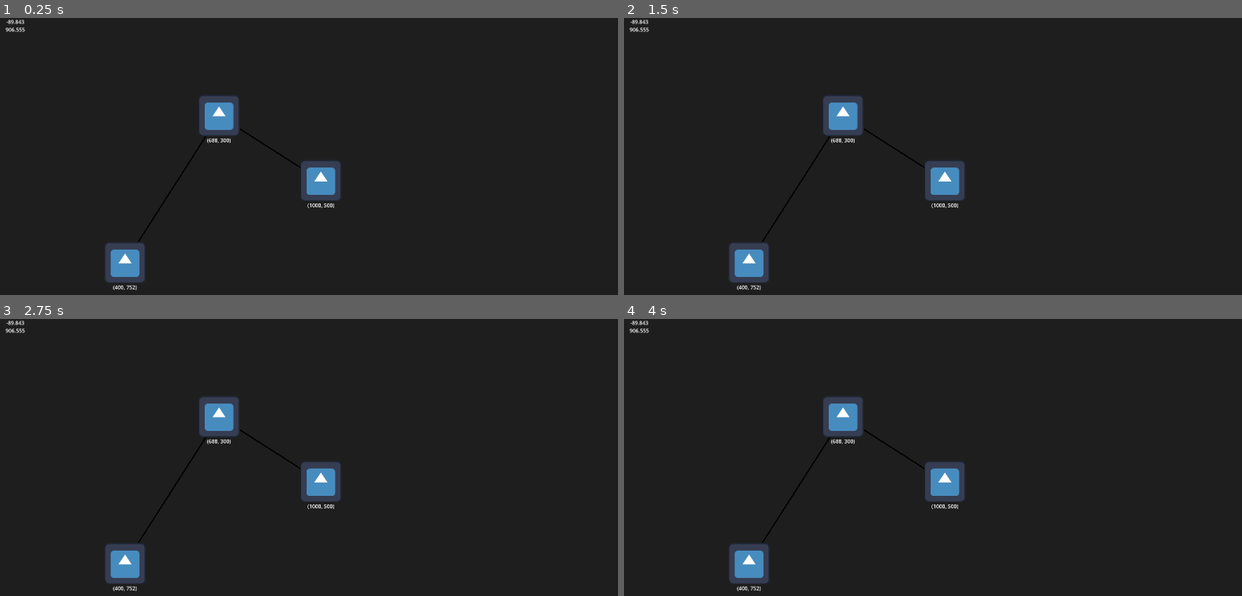
Above: before the commit, frames 1-4 (two rows, left to right).
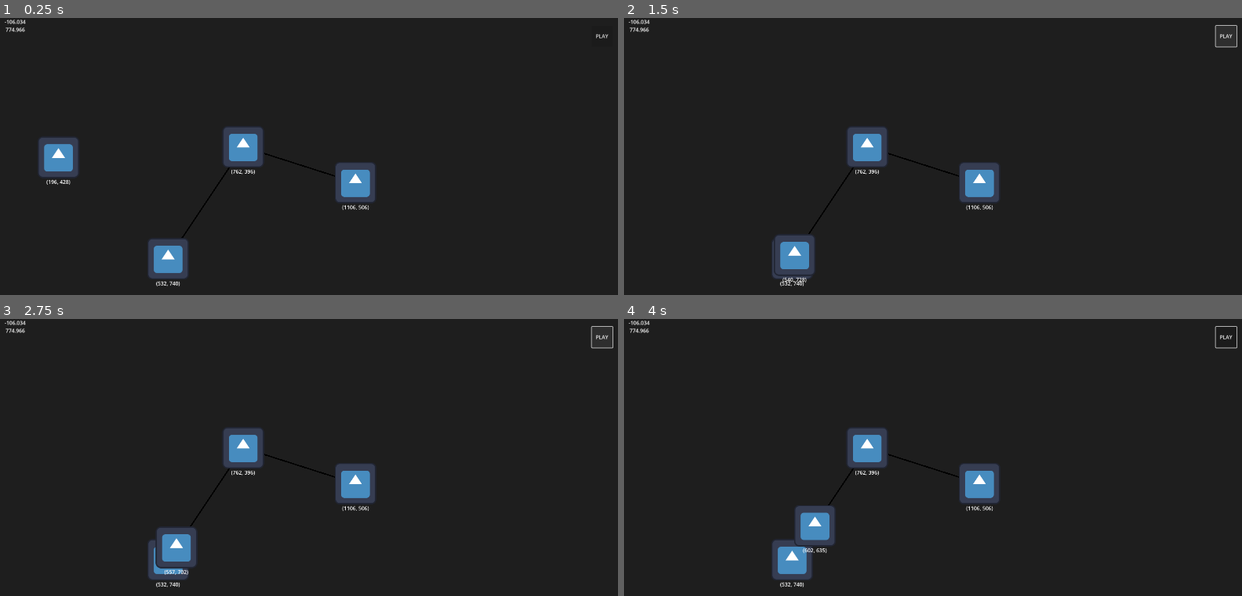
Above: after the commit, the same moments.

Repository: reevesc7/2d-animator-godot
Game: Godot game, scene res://Scenes/hub_network.tscn
Same seed, same stepped clock (60 frames per second), same inputs: the game is played once before the commit and once after it. The engine's default icon, where the game draws it, is replaced by a stand-in: a white triangle on a blue panel in a dark square.
Inputs (mouse positions are in pixels of both pictures, inside the frame that each line leads up to):
- Up to frame 1 (0.25 s): no input
- Up to frame 2 (1.5 s): click (1223, 37) at 0.5 s, where only the run after the commit has a clickable "PLAY"; click (1223, 37) at 1.25 s, where only the run after the commit has a clickable "PLAY"
- Up to frame 3 (2.75 s): click (599, 338) at 2 s, where only the run after the commit has a clickable "PLAY"
- Up to frame 4 (4 s): move the mouse to (1068, 476) at 2.77 s; move the mouse to (809, 512) at 3.52 s

The runs differ from the first frame. In frame 1, 6.5% of the frame differs, in the area x 0-99%, y 0-99%; in frame 2, 5.8%; in frame 3, 6.0%; in frame 4, 6.5%.

Commit message:
MvgProp, Follower added. Prop pos change>phys_proc

Diff:
--- /dev/null
+++ b/Scenes/follower.tscn
@@ -0,0 +1,6 @@
+[gd_scene load_steps=2 format=3 uid="uid://dng1g3mcvhmyf"]
+
+[ext_resource type="Script" path="res://Scripts/follower.gd" id="1_iy4lt"]
+
+[node name="Follower" type="Node"]
+script = ExtResource("1_iy4lt")
--- a/Scenes/hub_network.tscn
+++ b/Scenes/hub_network.tscn
@@ -1,21 +1,28 @@
-[gd_scene load_steps=8 format=3 uid="uid://chlvrrnvlhyg6"]
+[gd_scene load_steps=11 format=3 uid="uid://chlvrrnvlhyg6"]
 
 [ext_resource type="Texture2D" uid="uid://duaorakf3u3bt" path="res://icon.svg" id="1_bqcl0"]
+[ext_resource type="Script" path="res://Scripts/hub_network.gd" id="1_pucml"]
 [ext_resource type="PackedScene" uid="uid://da4rvqq8r5272" path="res://Scenes/drag_button.tscn" id="2_1lp2n"]
 [ext_resource type="PackedScene" uid="uid://jxwc7uqxx2ap" path="res://Scenes/connector.tscn" id="3_sa44m"]
 [ext_resource type="PackedScene" uid="uid://d0wpucywhersh" path="res://Scenes/position_report.tscn" id="5_cfn8e"]
 [ext_resource type="PackedScene" uid="uid://cqpu7y25y8vhj" path="res://Scenes/angle_report.tscn" id="6_c28ik"]
 [ext_resource type="PackedScene" uid="uid://die5e47j2w4hj" path="res://Scenes/length_report.tscn" id="7_21xef"]
 [ext_resource type="PackedScene" uid="uid://ji8qhbqe0s2r" path="res://Scenes/prop.tscn" id="8_iayus"]
+[ext_resource type="PackedScene" uid="uid://1upoas7ecosc" path="res://Scenes/path.tscn" id="8_yoed8"]
+[ext_resource type="PackedScene" uid="uid://dng1g3mcvhmyf" path="res://Scenes/follower.tscn" id="9_hrnbf"]
 
 [node name="HubNetwork" type="Node2D"]
+script = ExtResource("1_pucml")
 
-[node name="Connector" parent="." node_paths=PackedStringArray("targets") instance=ExtResource("3_sa44m")]
+[node name="Connector" parent="." node_paths=PackedStringArray("path") instance=ExtResource("3_sa44m")]
 default_color = Color(0, 0, 0, 1)
-targets = [NodePath("../Prop"), NodePath("../Prop2"), NodePath("../Prop3")]
+path = NodePath("Path")
+
+[node name="Path" parent="Connector" node_paths=PackedStringArray("targets") instance=ExtResource("8_yoed8")]
+targets = [NodePath("../../Prop"), NodePath("../../Prop2"), NodePath("../../Prop3")]
 
 [node name="Prop" parent="." instance=ExtResource("8_iayus")]
-position = Vector2(400, 752)
+position = Vector2(532, 740)
 
 [node name="DragButton" parent="Prop" node_paths=PackedStringArray("target") instance=ExtResource("2_1lp2n")]
 target = NodePath("..")
@@ -29,7 +36,7 @@
 target = NodePath("..")
 
 [node name="Prop2" parent="." instance=ExtResource("8_iayus")]
-position = Vector2(688, 300)
+position = Vector2(762, 396)
 
 [node name="DragButton" parent="Prop2" node_paths=PackedStringArray("target") instance=ExtResource("2_1lp2n")]
 target = NodePath("..")
@@ -43,7 +50,7 @@
 target = NodePath("..")
 
 [node name="Prop3" parent="." instance=ExtResource("8_iayus")]
-position = Vector2(1000, 500)
+position = Vector2(1106, 506)
 
 [node name="DragButton" parent="Prop3" node_paths=PackedStringArray("target") instance=ExtResource("2_1lp2n")]
 target = NodePath("..")
@@ -63,9 +70,35 @@
 initial = NodePath("../Prop")
 terminal = NodePath("../Prop3")
 
-[node name="LengthReport" parent="." node_paths=PackedStringArray("targets") instance=ExtResource("7_21xef")]
+[node name="LengthReport" parent="." node_paths=PackedStringArray("path") instance=ExtResource("7_21xef")]
 offset_left = 0.0
 offset_top = 24.0
 offset_right = 128.0
 offset_bottom = 48.0
-targets = [NodePath("../Prop"), NodePath("../Prop2"), NodePath("../Prop3")]
+path = NodePath("../Connector/Path")
+
+[node name="Follower" parent="." node_paths=PackedStringArray("target", "path", "trigger") instance=ExtResource("9_hrnbf")]
+target = NodePath("../MovingProp")
+path = NodePath("../Connector/Path")
+trigger = NodePath("../Button")
+
+[node name="MovingProp" parent="." instance=ExtResource("8_iayus")]
+position = Vector2(196, 428)
+
+[node name="DragButton" parent="MovingProp" node_paths=PackedStringArray("target") instance=ExtResource("2_1lp2n")]
+target = NodePath("..")
+
+[node name="Sprite2D" type="Sprite2D" parent="MovingProp"]
+texture = ExtResource("1_bqcl0")
+
+[node name="PositionReport" parent="MovingProp" node_paths=PackedStringArray("target") instance=ExtResource("5_cfn8e")]
+offset_top = 64.0
+offset_bottom = 88.0
+target = NodePath("..")
+
+[node name="Button" type="Button" parent="."]
+offset_left = 1830.0
+offset_top = 24.0
+offset_right = 1894.0
+offset_bottom = 88.0
+text = "PLAY"
--- /dev/null
+++ b/Scenes/path.tscn
@@ -0,0 +1,6 @@
+[gd_scene load_steps=2 format=3 uid="uid://1upoas7ecosc"]
+
+[ext_resource type="Script" path="res://Scripts/path.gd" id="1_w70po"]
+
+[node name="Path" type="Node"]
+script = ExtResource("1_w70po")
--- a/Scenes/position_report.tscn
+++ b/Scenes/position_report.tscn
@@ -11,7 +11,7 @@
 offset_left = -20.0
 offset_top = -11.5
 offset_right = 20.0
-offset_bottom = 11.5
+offset_bottom = 12.5
 grow_horizontal = 2
 grow_vertical = 2
 horizontal_alignment = 1
--- a/Scripts/angle_report.gd
+++ b/Scripts/angle_report.gd
@@ -8,6 +8,9 @@
 
 
 func _ready() -> void:
+	if not vertex or not initial or not terminal:
+		push_warning("ANGLEREPORT: point(s) missing; angle will be 0")
+		text = "0"
 	vertex.position_changed.connect(_on_point_changed)
 	initial.position_changed.connect(_on_point_changed)
 	terminal.position_changed.connect(_on_point_changed)
--- a/Scripts/connector.gd
+++ b/Scripts/connector.gd
@@ -1,14 +1,20 @@
 extends Line2D
 
 
-@export var targets: Array[Prop]
+@export var path: Path
 
 
 func _ready() -> void:
-	for target in targets:
+	if not path:
+		path = get_node_or_null("Path")
+		if not path:
+			push_warning("CONNECTOR: No Path detectable; Connector will not display")
+			queue_free()
+			return
+	for target in path.targets:
 		add_point(target.position)
 		target.position_changed.connect(_on_target_changed)
 
 
 func _on_target_changed(target: Prop) -> void:
-	points[targets.find(target)] = target.position
+	points[path.targets.find(target)] = target.position
--- a/Scripts/drag_button.gd
+++ b/Scripts/drag_button.gd
@@ -7,6 +7,9 @@
 
 
 func _ready() -> void:
+	if not target:
+		push_warning("DRAGBUTTON: No target; shutting off DragButton functionality")
+		return
 	self.button_down.connect(_on_down)
 	self.button_up.connect(_on_up)
 
--- /dev/null
+++ b/Scripts/follower.gd
@@ -0,0 +1,50 @@
+class_name Follower
+extends Node
+
+
+@export var target: Prop
+@export var path: Path
+@export var trigger: Button
+
+@export var speed: float = 64.0
+
+var moving: bool = false
+var path_target: int = 1
+
+
+func _ready() -> void:
+	if not target:
+		push_warning("FOLLOWER: No target; Follower will not move anything")
+		queue_free()
+		return
+	if not path:
+		path = get_node_or_null("Path")
+		if not path:
+			push_warning("FOLLOWER: No Path detectable; Follower will not move target")
+			queue_free()
+			return
+	if trigger:
+		trigger.button_down.connect(_on_triggered)
+
+
+func _physics_process(delta: float) -> void:
+	if not moving:
+		return
+	var target_to_path_target: Vector2 = path.targets[path_target].position - target.position
+	if target_to_path_target.length() > speed * delta:
+		target.position += target_to_path_target.normalized() * speed * delta
+	else:
+		target.position = path.targets[path_target].position
+		path_target += 1
+	if path_target >= path.targets.size():
+		moving = false
+
+
+func _on_triggered() -> void:
+	move()
+
+
+func move() -> void:
+	target.position = path.targets[0].position
+	path_target = 1
+	moving = true
--- /dev/null
+++ b/Scripts/hub_network.gd
@@ -0,0 +1 @@
+extends Node2D
--- a/Scripts/length_report.gd
+++ b/Scripts/length_report.gd
@@ -1,30 +1,36 @@
 extends Label
 
 
-@export var targets: Array[Prop]
+@export var path: Path
 
 var segment_lengths: Array[float]
 
 
 func _ready() -> void:
-	for target in targets:
+	if not path:
+		path = get_node_or_null("Path")
+		if not path:
+			push_warning("LENGTHREPORT: No Path detectable; length will be 0")
+			text = "0"
+			return
+	for target in path.targets:
 		target.position_changed.connect(_on_target_changed)
 	_init_lengths()
 
 
 func _init_lengths() -> void:
 	segment_lengths = []
-	if targets.size() > 1:
-		for target in range(1, targets.size()):
-			segment_lengths.append(targets[target - 1].scaled_position.distance_to(targets[target].scaled_position))
+	if path.targets.size() > 1:
+		for target in range(1, path.targets.size()):
+			segment_lengths.append(path.targets[target - 1].scaled_position.distance_to(path.targets[target].scaled_position))
 
 
 func _on_target_changed(target: Prop) -> void:
-	var index: int = targets.find(target)
+	var index: int = path.targets.find(target)
 	if index > 0:
-		segment_lengths[index - 1] = targets[index - 1].scaled_position.distance_to(targets[index].scaled_position)
-	if index < targets.size() - 1:
-		segment_lengths[index] = targets[index].scaled_position.distance_to(targets[index + 1].scaled_position)
+		segment_lengths[index - 1] = path.targets[index - 1].scaled_position.distance_to(path.targets[index].scaled_position)
+	if index < path.targets.size() - 1:
+		segment_lengths[index] = path.targets[index].scaled_position.distance_to(path.targets[index + 1].scaled_position)
 	_set_text()
 
 
--- /dev/null
+++ b/Scripts/path.gd
@@ -0,0 +1,5 @@
+class_name Path
+extends Node
+
+
+@export var targets: Array[Prop]
--- a/Scripts/position_report.gd
+++ b/Scripts/position_report.gd
@@ -5,6 +5,9 @@
 
 
 func _ready() -> void:
+	if not target:
+		push_warning("POSITIONREPORT: No target; position will read (0, 0)")
+		text = "(0, 0)"
 	target.position_changed.connect(_on_target_changed)
 
 
--- a/Scripts/prop.gd
+++ b/Scripts/prop.gd
@@ -5,6 +5,7 @@
 signal position_changed(prop: Prop)
 
 var scaled_position: Vector2
+var _last_position: Vector2
 
 
 func _ready() -> void:
@@ -12,10 +13,17 @@
 	_set_scaled_position()
 
 
-func _notification(what: int) -> void:
-	if what == NOTIFICATION_TRANSFORM_CHANGED:
+#func _notification(what: int) -> void:
+	#if what == NOTIFICATION_TRANSFORM_CHANGED:
+		#_set_scaled_position()
+		#position_changed.emit(self)
+
+
+func _physics_process(_delta: float) -> void:
+	if _last_position != position:
 		_set_scaled_position()
 		position_changed.emit(self)
+	_last_position = position
 
 
 func _set_scaled_position() -> void:
--- a/Scripts/test_button.gd
+++ /dev/null
@@ -1,9 +0,0 @@
-extends Button
-
-
-func _ready() -> void:
-	self.button_down.connect(_on_pressed)
-
-
-func _on_pressed() -> void:
-	print("pressed")
